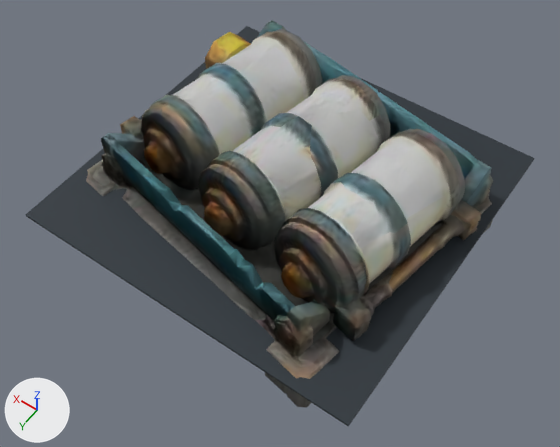
The glTF model public/assets/buildings/barrels/barrels.glb: old version first, new version second.
One viewpoint serves both versions: a 50 mm camera at (-0.796, 1.151, 1.734) aimed at (-0.05, 0.105, 0.091). The lights are fixed; the arrows at lower left show +X, +Y and +Z. The older version comes first.

Before the edit, the objects in view are built like this:
```python
me_cube = bpy.data.meshes.new('Cube')
me_cube.from_pydata(...)  # a box spanning x -0.51..0.51, y -0.49..0.49, z 0.106..0.114
me_cube.materials.append(mat_mat_joint)  # greyish blue #30383f
me_tripo_mesh_daac95c4_003 = bpy.data.meshes.new('tripo_mesh_daac95c4.003')
me_tripo_mesh_daac95c4_003.from_pydata(...)  # 4535 vertices, 9106 faces; spans x -0.5..0.5, y -0.477..0.477, z 0.0..0.361
me_tripo_mesh_daac95c4_003.materials.append(mat_tripo_mat_daac95c4_far)
ob_sm_drum_tray_backing = bpy.data.objects.new('SM_Drum_Tray_Backing', me_cube)
ob_sm_drum_tray_backing.location = (0.0, 0.0, 0.0)
ob_sm_lod = bpy.data.objects.new('SM_LOD', me_tripo_mesh_daac95c4_003)
ob_sm_lod.location = (0.0, 0.0, 0.0)
```
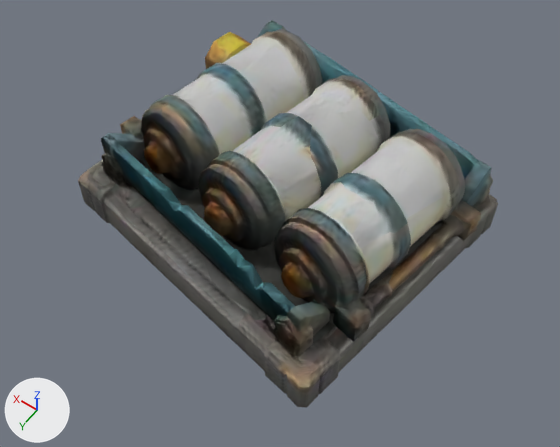
The change, as JSON lines over the scene's bpy script:
```json
{"op": "remove", "block": "ob_sm_drum_tray_backing", "code": ["ob_sm_drum_tray_backing = bpy.data.objects.new('SM_Drum_Tray_Backing', me_cube)", "ob_sm_drum_tray_backing.location = (0.0, 0.0, 0.0)"]}
```

Changed parts and their boxes [x1, y1, x2, y2] in the pictures (560 x 447 px):
```json
{"object": "SM_Drum_Tray_Backing", "change": "deleted", "before": [25, 26, 534, 426]}
```
